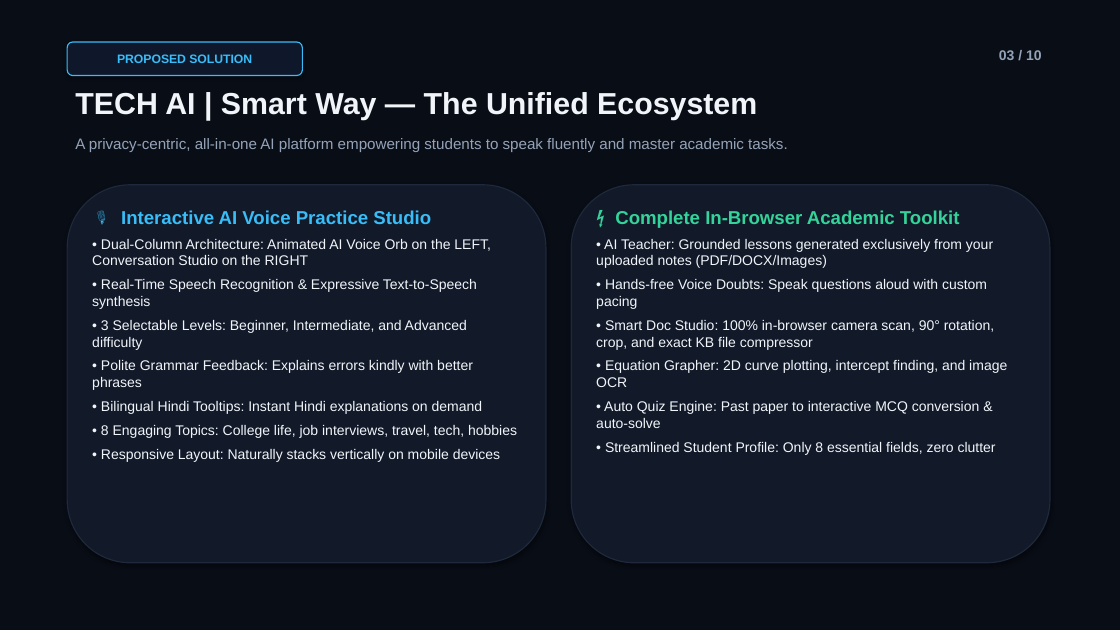
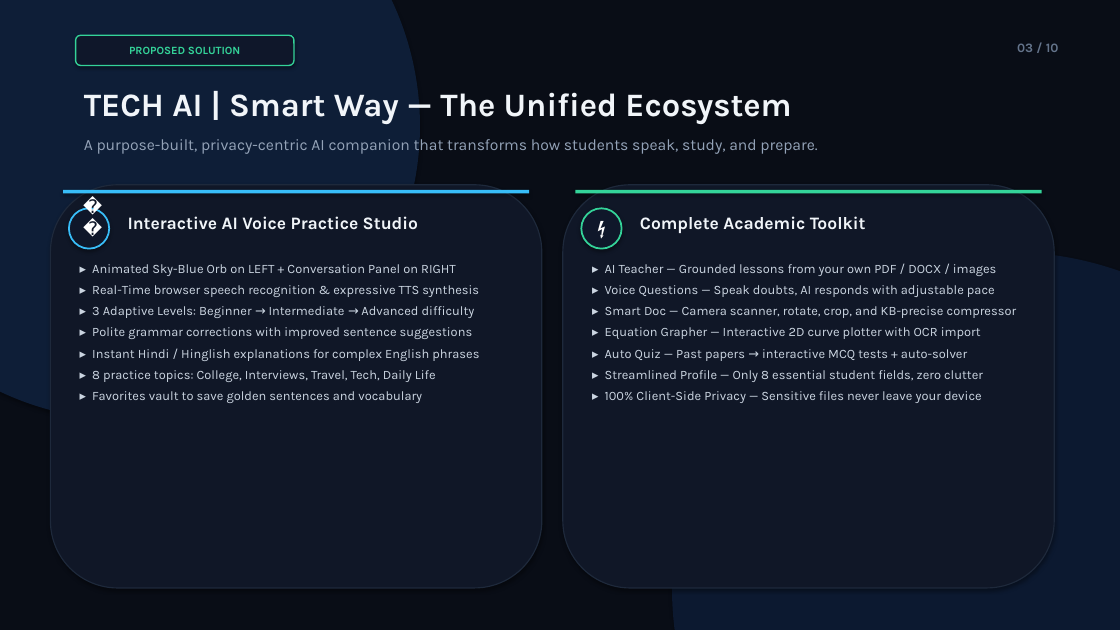
Before and after one commit to bhashkar108/miniproject, a slide deck: slide 3 of TECH_AI_Smart_Way_Presentation.pptx. Drawn at 1120x630 pixels with LibreOffice and Linux fonts; fonts in the diff are those of the drawing. Boxes give left, top, right and bottom in pixels: in the first picture for what was removed or moved away, otherwise in the second. Text is boxed around its words. In the diff, an @@ line names an element or a change of style, - is before the commit and + after.

```diff
--- a/TECH_AI_Smart_Way_Presentation.pptx
+++ b/TECH_AI_Smart_Way_Presentation.pptx
@@ ellipse added at (0,0,420,420), fill #0E1E37 @@
@@ rounded rectangle "PROPOSED SOLUTION": place and size @@
-rounded rectangle "PROPOSED SOLUTION" at (67,42,302,76)
+rounded rectangle "PROPOSED SOLUTION" at (76,35,294,66)
@@ rounded rectangle "PROPOSED SOLUTION" at (76,35,294,66): size 10.5 to 9.5 pt, font Arial to Karla, text colour #38BDF8 to #34D399; outline #38BDF8 1 pt to #34D399 1.2 pt @@
@@ text "03 / 10": place and size @@
-text "03 / 10" at (999,50,1042,60)
+text "03 / 10" at (1017,43,1059,52)
@@ text "03 / 10" at (1017,43,1059,52): size 12 to 11 pt, font Arial to Karla, text colour #94A3B8 to #64748B @@
@@ text "TECH AI | Smart Way ...": place and size @@
-text "TECH AI | Smart Way ..." at (75,92,757,120)
+text "TECH AI | Smart Way ..." at (84,92,791,124)
@@ text "TECH AI | Smart Way ..." at (84,92,791,124): size 26 to 28 pt, font Arial to Karla @@
@@ text at (84,139,817,154): text changed; size 13 to 13.5 pt; font Arial to Karla @@
-A privacy-centric, all-in-one AI platform empowering students to speak fluently and master academic tasks.
+A purpose-built, privacy-centric AI companion that transforms how students speak, study, and prepare.
@@ rounded rectangle: place and size @@
-rounded rectangle at (571,185,1050,563)
+rounded rectangle at (50,185,542,588)
@@ rounded rectangle at (50,185,542,588): fill #121929 to #101727 @@
@@ rectangle added at (63,190,529,193), fill #38BDF8 @@
@@ rounded rectangle removed at (67,185,546,563) @@
@@ ellipse added at (69,208,109,249), fill #0F172A, outline #38BDF8 1.5 pt, 16 pt, text #FFFFFF @@
+🎙️
@@ rounded rectangle added at (563,185,1054,588), fill #101727, outline #1E293B 1 pt @@
@@ rectangle added at (576,190,1042,193), fill #34D399 @@
@@ ellipse added at (581,208,622,249), fill #0F172A, outline #34D399 1.5 pt, 16 pt, text #FFFFFF @@
+⚡
@@ text added at (128,216,418,230), 15 pt, text #F1F5F9, bold @@
+Interactive AI Voice Practice Studio
@@ text added at (640,216,866,233), 15 pt, text #F1F5F9, bold @@
+Complete Academic Toolkit
@@ text at (92,264,479,403): text changed; size 12 to 11 pt; font Arial to Karla; text colour #F1F5F9 to #CBD5E1 @@
-🎙️ Interactive AI Voice Practice Studio
-• Dual-Column Architecture: Animated AI Voice Orb on the LEFT, Conversation Studio on the RIGHT
-• Real-Time Speech Recognition & Expressive Text-to-Speech synthesis
-• 3 Selectable Levels: Beginner, Intermediate, and Advanced difficulty
-• Polite Grammar Feedback: Explains errors kindly with better phrases
-• Bilingual Hindi Tooltips: Instant Hindi explanations on demand
-• 8 Engaging Topics: College life, job interviews, travel, tech, hobbies
-• Responsive Layout: Naturally stacks vertically on mobile devices
+▸ Animated Sky-Blue Orb on LEFT + Conversation Panel on RIGHT
+▸ Real-Time browser speech recognition & expressive TTS synthesis
+▸ 3 Adaptive Levels: Beginner → Intermediate → Advanced difficulty
+▸ Polite grammar corrections with improved sentence suggestions
+▸ Instant Hindi / Hinglish explanations for complex English phrases
+▸ 8 practice topics: College, Interviews, Travel, Tech, Daily Life
+▸ Favorites vault to save golden sentences and vocabulary
@@ text at (605,264,1017,403): text changed; size 12 to 11 pt; font Arial to Karla; text colour #F1F5F9 to #CBD5E1 @@
-⚡ Complete In-Browser Academic Toolkit
-• AI Teacher: Grounded lessons generated exclusively from your uploaded notes (PDF/DOCX/Images)
-• Hands-free Voice Doubts: Speak questions aloud with custom pacing
-• Smart Doc Studio: 100% in-browser camera scan, 90° rotation, crop, and exact KB file compressor
-• Equation Grapher: 2D curve plotting, intercept finding, and image OCR
-• Auto Quiz Engine: Past paper to interactive MCQ conversion & auto-solve
-• Streamlined Student Profile: Only 8 essential fields, zero clutter
+▸ AI Teacher — Grounded lessons from your own PDF / DOCX / images
+▸ Voice Questions — Speak doubts, AI responds with adjustable pace
+▸ Smart Doc — Camera scanner, rotate, crop, and KB-precise compressor
+▸ Equation Grapher — Interactive 2D curve plotter with OCR import
+▸ Auto Quiz — Past papers → interactive MCQ tests + auto-solver
+▸ Streamlined Profile — Only 8 essential student fields, zero clutter
+▸ 100% Client-Side Privacy — Sensitive files never leave your device
@@ ellipse added at (672,252,1120,630), fill #0C1930 @@
```
Also in this commit, not shown: 9 other slides changed, 3 other files.
